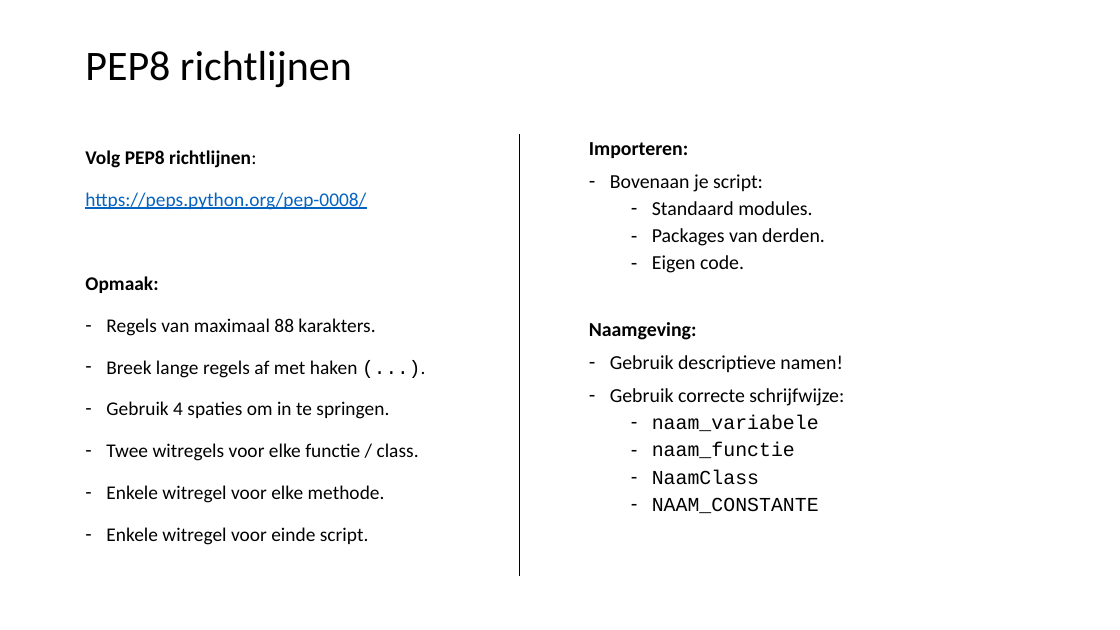
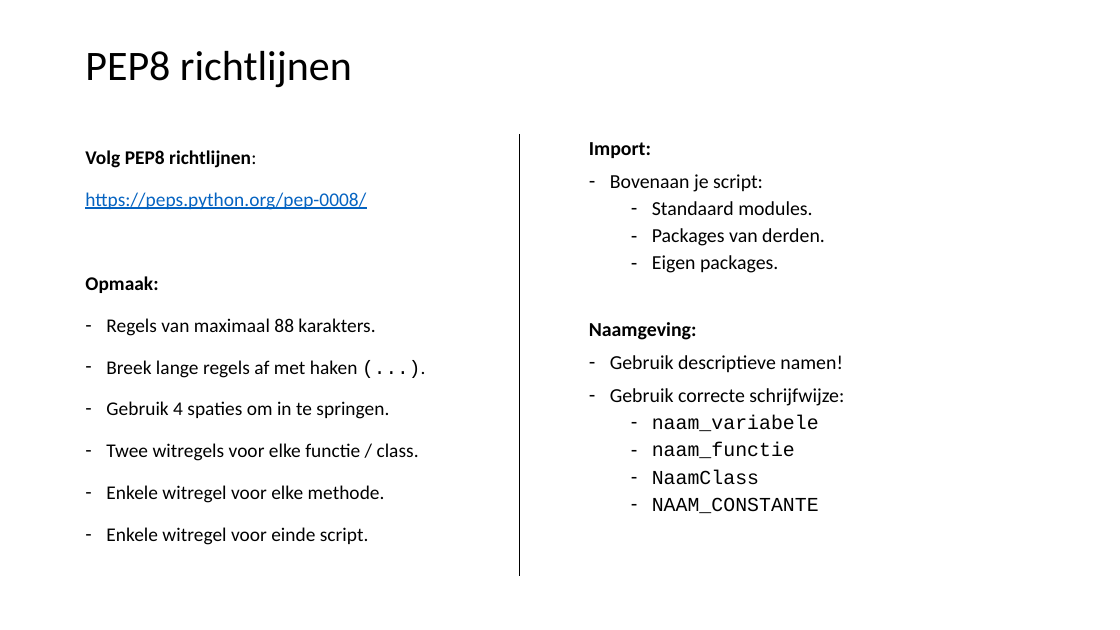
Before and after one commit to LFKoning/knowledge-sharing, a slide deck: slide 5 of python_course/2_production_code/python_cursus_2.pptx. Drawn at 1120x630 pixels with LibreOffice and Linux fonts; fonts in the diff are those of the drawing. Boxes give left, top, right and bottom in pixels: in the first picture for what was removed or moved away, otherwise in the second. Text is boxed around its words. In the diff, an @@ line names an element or a change of style, - is before the commit and + after.

```diff
--- a/python_course/2_production_code/python_cursus_2.pptx
+++ b/python_course/2_production_code/python_cursus_2.pptx
@@ text at <box>589,142,651,158</box>: text changed @@
-Importeren:
+Import:
@@ text at <box>652,255,778,273</box>: text changed @@
-  – Eigen code.
+  – Eigen packages.
```
Also in this commit, not shown: 10 other slides changed, 8 other files.
